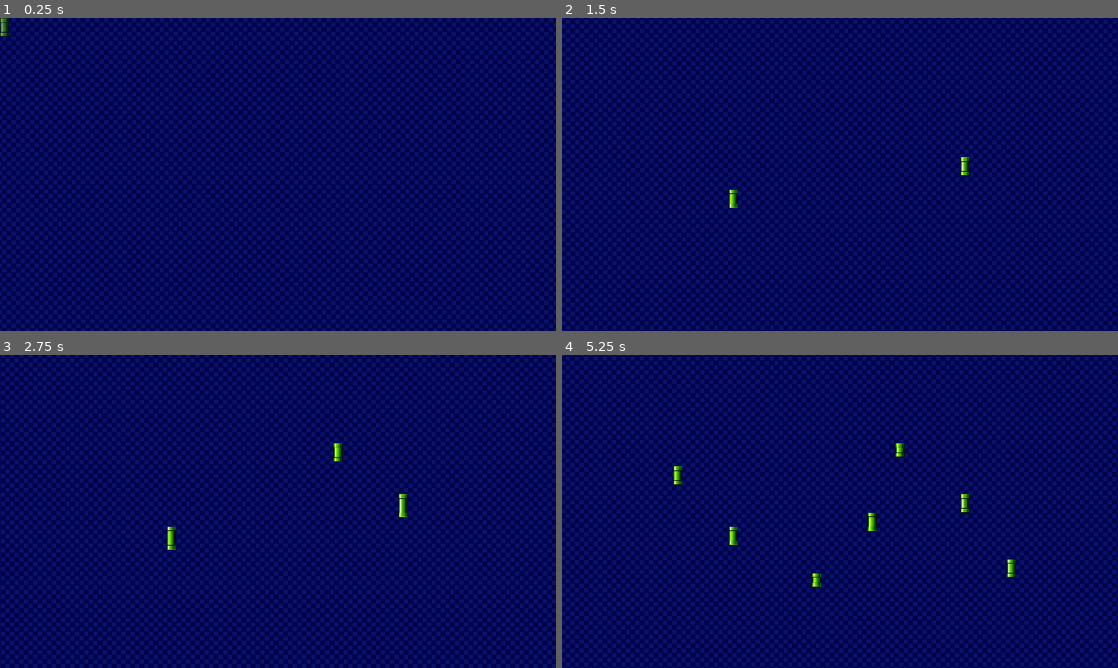
Above: before the commit, frames 1-4 (two rows, left to right).
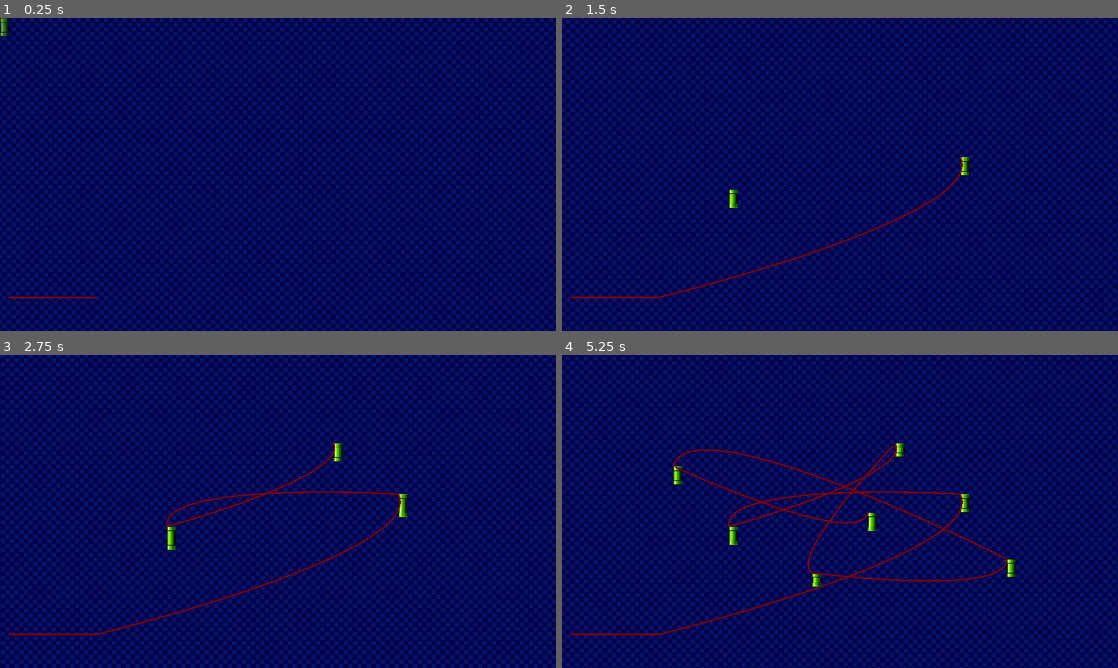
Above: after the commit, the same moments.

Repository: griffin-lora/GamejamProject
Game: Godot game, scene res://editor.tscn
Two runs of this game, one before a commit and one after it. Both use one fixed random seed, a clock stepped at 60 frames per second and the inputs below. This scene is started directly instead of the project's main scene.
Inputs (mouse positions are in pixels of both pictures, inside the frame that each line leads up to):
- Up to frame 1 (0.25 s): no input
- Up to frame 2 (1.5 s): move the mouse to (962, 158) at 0.52 s; hold Space (add_point, bound only after the commit) 0.53-1.28 s; click (962, 158) at 0.67 s; move the mouse to (728, 190) at 1.27 s; right-click (728, 190) at 1.35 s; click (728, 190) at 1.42 s
- Up to frame 3 (2.75 s): tap Space (add_point, bound only after the commit) at 1.55, 2.3 s; move the mouse to (333, 442) at 2.02 s; hold I (extend_terrain) from 2.03 s (still down); click (333, 442) at 2.17 s
- Up to frame 4 (5.25 s): move the mouse to (812, 574) at 2.77 s; release I (extend_terrain) at 2.78 s; click (812, 574) at 2.85 s; tap Space (add_point, bound only after the commit) at 3.05, 3.8, 4.35 s; move the mouse to (1006, 558) at 3.52 s; hold O (shorten_terrain) 3.53-4.28 s; click (1006, 558) at 3.67 s; move the mouse to (673, 464) at 4.27 s; click (673, 464) at 4.42 s; move the mouse to (867, 511) at 5.02 s; hold Space (add_point, bound only after the commit) from 5.03 s (still down); click (867, 511) at 5.17 s

The runs differ from the first frame. In frame 1, 0.1% of the frame differs, in the area x 1-18%, y 88-90%; in frame 2, 0.5%; in frame 3, 0.9%; in frame 4, 1.7%, in the area x 1-81%, y 28-90%.

Commit message:
add rudimentary path editing

Diff:
--- a/editor.tscn
+++ b/editor.tscn
@@ -1,9 +1,10 @@
-[gd_scene load_steps=6 format=2]
+[gd_scene load_steps=8 format=2]
 
 [ext_resource path="res://src/Editor.gd" type="Script" id=1]
 [ext_resource path="res://assets/pipe_preview.png" type="Texture" id=2]
 [ext_resource path="res://assets/editor_music.ogg" type="AudioStream" id=3]
 [ext_resource path="res://assets/stripes.png" type="Texture" id=4]
+[ext_resource path="res://src/Path2DVisualizer.gd" type="Script" id=5]
 
 [sub_resource type="GDScript" id=1]
 script/source = "extends TextureRect
@@ -15,6 +16,11 @@
 		rect_position.x = -1920
 		rect_position.y = -1080
 "
+
+[sub_resource type="Curve2D" id=2]
+_data = {
+"points": PoolVector2Array( 0, 0, 0, 0, 31.1337, 964.268, 0, 0, 0, 0, 333.641, 964.312 )
+}
 
 [node name="Editor" type="Node2D"]
 script = ExtResource( 1 )
@@ -44,3 +50,7 @@
 __meta__ = {
 "_edit_use_anchors_": false
 }
+
+[node name="Path2D" type="Path2D" parent="."]
+curve = SubResource( 2 )
+script = ExtResource( 5 )
--- a/project.godot
+++ b/project.godot
@@ -82,6 +82,11 @@
 "events": [ Object(InputEventKey,"resource_local_to_scene":false,"resource_name":"","device":0,"alt":false,"shift":false,"control":false,"meta":false,"command":false,"pressed":false,"scancode":79,"unicode":0,"echo":false,"script":null)
  ]
 }
+add_point={
+"deadzone": 0.5,
+"events": [ Object(InputEventKey,"resource_local_to_scene":false,"resource_name":"","device":0,"alt":false,"shift":false,"control":false,"meta":false,"command":false,"pressed":false,"scancode":32,"unicode":0,"echo":false,"script":null)
+ ]
+}
 
 [rendering]
 
--- /dev/null
+++ b/src/Path2DVisualizer.gd
@@ -0,0 +1,27 @@
+extends Path2D
+
+func _ready():
+	curve.set_bake_interval(15)
+	curve.tessellate(5, 4)
+
+func _draw():
+	var points = curve.get_baked_points()
+	var index = 0
+	for point in points:
+		if index < points.size() - 1:
+			draw_polyline(points, Color(1, 0, 0), 3, true)
+		index += 1
+
+func _input(event):
+	if event.is_action_pressed("add_point"):
+		var path_points = curve.get_baked_points()
+		var mouse_pos = Vector2(stepify(get_global_mouse_position().x, 16), stepify(get_global_mouse_position().y, 16))
+
+		var last_target = path_points[path_points.size() - 1]
+		var target = mouse_pos
+		var dx = target.x - last_target.x
+		var dy = target.y - last_target.y
+		var x_normal = Vector2(-dy, dx)
+		var y_normal = Vector2(dy, -dx)
+		curve.add_point(mouse_pos, -y_normal / 5)
+		update()
